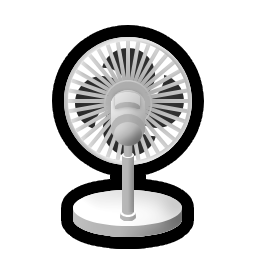
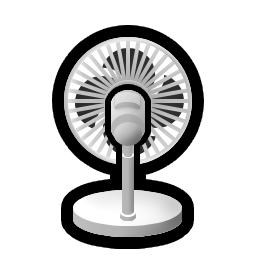
Two versions of the same layered image (256x256). Layer-by-layer changes:
added layer "outline" in group "Head" over (x1=111, y1=90, x2=145, y2=143)
